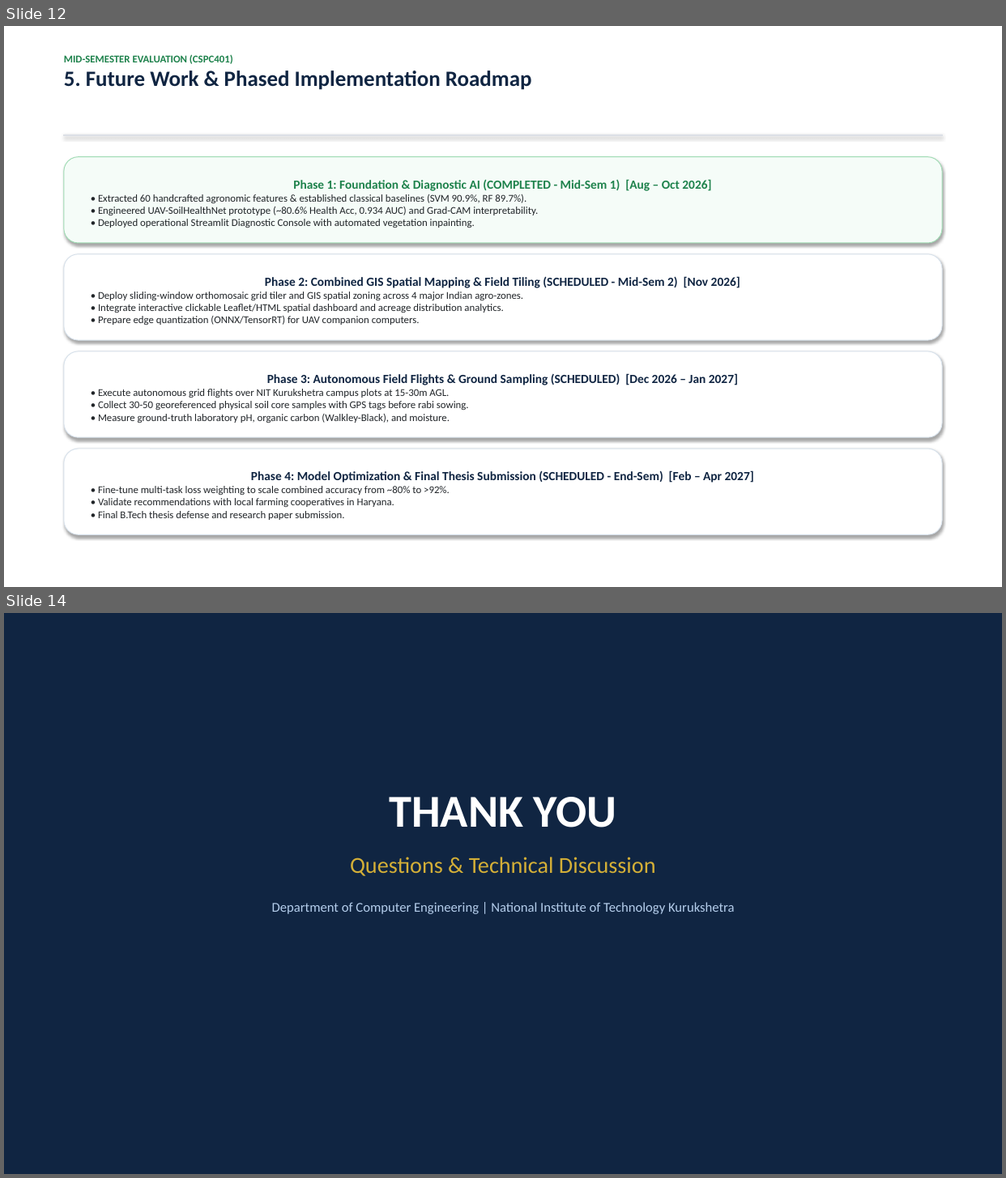
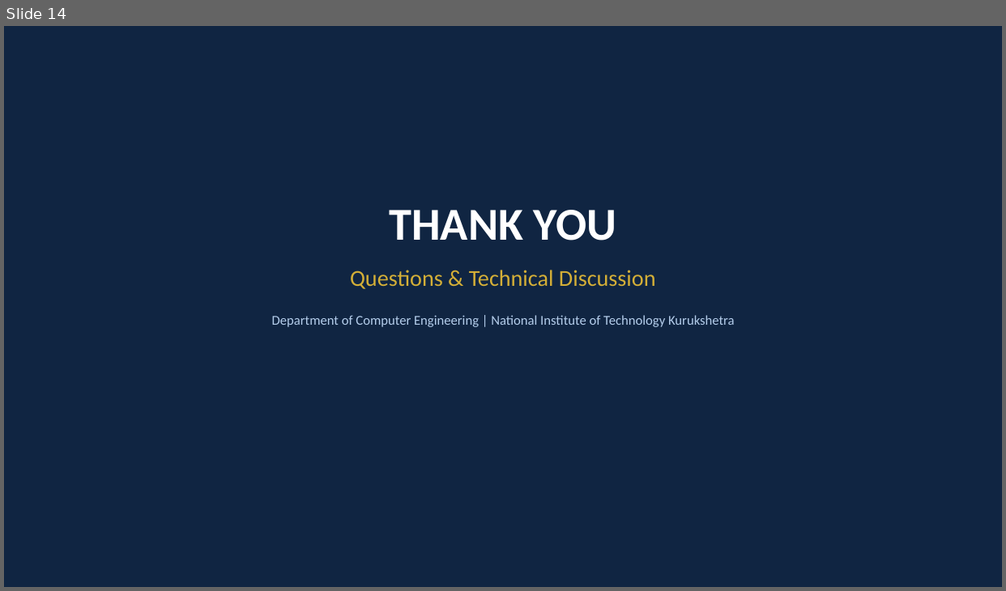
Before and after one commit to Naveen-Beniwal/soil-project1, a slide deck: Mid_Sem_Presentation_CSPC401.pptx. Shown one above the other, each under a label of ours: slides 12 and 14 before the commit, slide 14 after it; the slides between them are not shown. The pictures are 1006x1178 and 1006x591 pixels, drawn with LibreOffice and Linux fonts; fonts in the diff are those of the drawing. Boxes give left, top, right and bottom in pixels: in the first picture for what was removed or moved away, otherwise in the second. Text is boxed around its words. In the diff, an @@ line names an element or a change of style, - is before the commit and + after.

Commit message:
Update presentation and project report: consolidate Phase 2 end-sem roadmap and integrate comparative findings from Elsevier 2025

```diff
--- a/Mid_Sem_Presentation_CSPC401.pptx
+++ b/Mid_Sem_Presentation_CSPC401.pptx
@@ slide 12 removed at [4, 26, 1002, 587], background #FFFFFF @@
@@ text removed at [64, 54, 532, 90] @@
-MID-SEMESTER EVALUATION (CSPC401)
-5. Future Work & Phased Implementation Roadmap
@@ rectangle removed at [64, 135, 942, 136] @@
@@ rounded rectangle removed at [64, 157, 942, 243] @@
-Phase 1: Foundation & Diagnostic AI (COMPLETED - Mid-Sem 1) [Aug – Oct 2026]
-• Extracted 60 handcrafted agronomic features & established classical baselines (SVM 90.9%, RF 89.7%).
-• Engineered UAV-SoilHealthNet prototype (~80.6% Health Acc, 0.934 AUC) and Grad-CAM interpretability.
-• Deployed operational Streamlit Diagnostic Console with automated vegetation inpainting.
@@ rounded rectangle removed at [64, 254, 942, 340] @@
-Phase 2: Combined GIS Spatial Mapping & Field Tiling (SCHEDULED - Mid-Sem 2) [Nov 2026]
-• Deploy sliding-window orthomosaic grid tiler and GIS spatial zoning across 4 major Indian agro-zones.
-• Integrate interactive clickable Leaflet/HTML spatial dashboard and acreage distribution analytics.
-• Prepare edge quantization (ONNX/TensorRT) for UAV companion computers.
@@ rounded rectangle removed at [64, 352, 942, 437] @@
-Phase 3: Autonomous Field Flights & Ground Sampling (SCHEDULED) [Dec 2026 – Jan 2027]
-• Execute autonomous grid flights over NIT Kurukshetra campus plots at 15-30m AGL.
-• Collect 30-50 georeferenced physical soil core samples with GPS tags before rabi sowing.
-• Measure ground-truth laboratory pH, organic carbon (Walkley-Black), and moisture.
@@ rounded rectangle removed at [64, 449, 942, 535] @@
-Phase 4: Model Optimization & Final Thesis Submission (SCHEDULED - End-Sem) [Feb – Apr 2027]
-• Fine-tune multi-task loss weighting to scale combined accuracy from ~80% to >92%.
-• Validate recommendations with local farming cooperatives in Haryana.
-• Final B.Tech thesis defense and research paper submission.
```
Also in this commit, not shown: 4 slides changed, 1 slide added, 3 other files.
